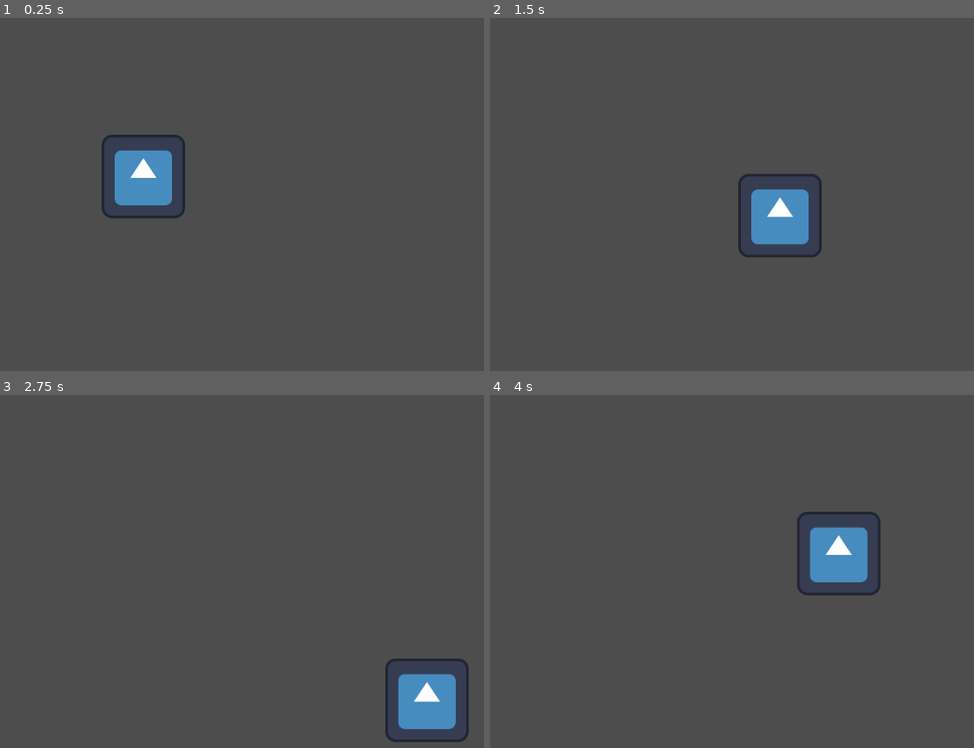
Above: before the commit, frames 1-4 (two rows, left to right).
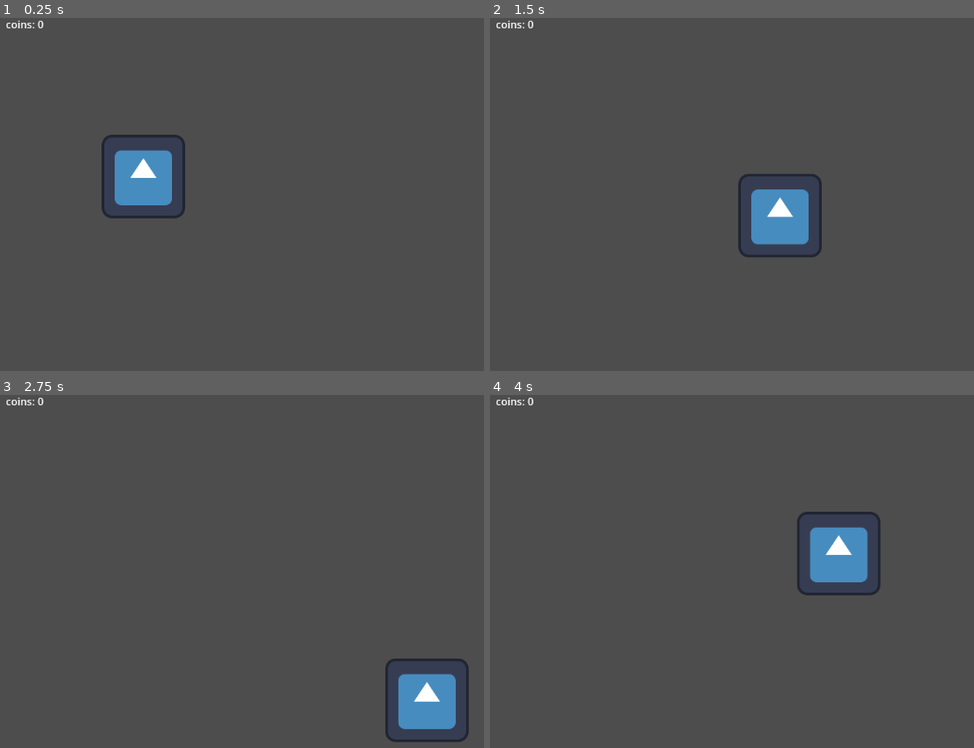
Above: after the commit, the same moments.

Repository: Cipher-ac/Garras-da-Torre
Game: Godot game, scene res://Cenas/mundo.tscn
Same seed, same stepped clock (60 frames per second), same inputs: the game is played once before the commit and once after it. The engine's default icon, where the game draws it, is replaced by a stand-in: a white triangle on a blue panel in a dark square.
Inputs:
- Up to frame 1 (0.25 s): no input
- Up to frame 2 (1.5 s): tap Enter at 0.5 s; hold D (move_right) 0.53-1.28 s; hold S (move_down) from 1.28 s (still down)
- Up to frame 3 (2.75 s): release S (move_down) at 2.03 s; hold D (move_right) from 2.03 s (still down)
- Up to frame 4 (4 s): release D (move_right) at 2.78 s; hold W (move_up) 2.78-3.53 s; hold A (move_left) from 3.53 s (still down)

The runs differ from the first frame. In frame 1, less than 0.1% of the frame differs, in the area x 1-9%, y 0-3%; in frame 2, less than 0.1%; in frame 3, less than 0.1%; in frame 4, less than 0.1%.

Commit message:
sistema de pick-up de items

Diff:
--- a/Cenas/mundo.tscn
+++ b/Cenas/mundo.tscn
@@ -1,8 +1,26 @@
 [gd_scene format=3 uid="uid://ccmv1eqq6sepm"]
 
 [ext_resource type="PackedScene" uid="uid://d0yx2ewdkgai" path="res://Cenas/jogador.tscn" id="1_6ba58"]
+[ext_resource type="PackedScene" uid="uid://5b815ww2nvar" path="res://Cenas/pickup.tscn" id="2_j5dva"]
 
 [node name="Node2D" type="Node2D" unique_id=1317853387]
 
 [node name="Jogador" parent="." unique_id=568568638 instance=ExtResource("1_6ba58")]
 position = Vector2(220, 243)
+
+[node name="Pickup" parent="." unique_id=1880451895 instance=ExtResource("2_j5dva")]
+position = Vector2(221, 159)
+
+[node name="CanvasLayer" type="CanvasLayer" parent="." unique_id=1637923215]
+
+[node name="Label" type="Label" parent="CanvasLayer" unique_id=1178423153]
+anchors_preset = -1
+anchor_left = 0.003
+anchor_top = 0.002
+anchor_right = 0.003
+anchor_bottom = 0.002
+offset_left = 5.5439997
+offset_top = -3.296
+offset_right = 121.544
+offset_bottom = 57.704
+text = "Moedas: 0"
--- /dev/null
+++ b/Cenas/pickup.tscn
@@ -0,0 +1,15 @@
+[gd_scene format=3 uid="uid://5b815ww2nvar"]
+
+[ext_resource type="Script" uid="uid://bxwyh7irosu4u" path="res://Scripts/pickup.gd" id="1_ggplj"]
+
+[node name="Pickup" type="Node2D" unique_id=1880451895]
+
+[node name="Area2D" type="Area2D" parent="." unique_id=1065494444]
+position = Vector2(169, 195)
+script = ExtResource("1_ggplj")
+
+[node name="Sprite2D" type="Sprite2D" parent="Area2D" unique_id=85716097]
+
+[node name="CollisionShape2D" type="CollisionShape2D" parent="Area2D" unique_id=52264479]
+
+[connection signal="body_entered" from="Area2D" to="Area2D" method="_on_body_entered"]
--- a/Scripts/jogador.gd
+++ b/Scripts/jogador.gd
@@ -5,6 +5,9 @@
 
 @onready var ponto_tiro = $PontoTiro
 @onready var timer_tiro = $TimerTiro
+@onready var coin_label = $"../CanvasLayer/Label"
+
+var coins := 0
 
 func _physics_process(_delta: float) -> void:
 	# 1. Movimentação
@@ -17,6 +20,9 @@
 
 	if direcao_tiro != Vector2.ZERO and timer_tiro.is_stopped():
 		atirar(direcao_tiro)
+
+	coin_label.text = "coins: " + str(coins)
+
 
 func atirar(dir: Vector2) -> void:
 	if cena_projetil == null: return
--- /dev/null
+++ b/Scripts/pickup.gd
@@ -0,0 +1,6 @@
+extends Area2D
+
+func _on_body_entered(body):
+	if body is CharacterBody2D:
+		body.coins += 1
+		queue_free()
Not shown, added: Scripts/pickup.gd.uid
Not shown, added: .editorconfig
Not shown, added: .gitattributes
Not shown, added: .gitignore
